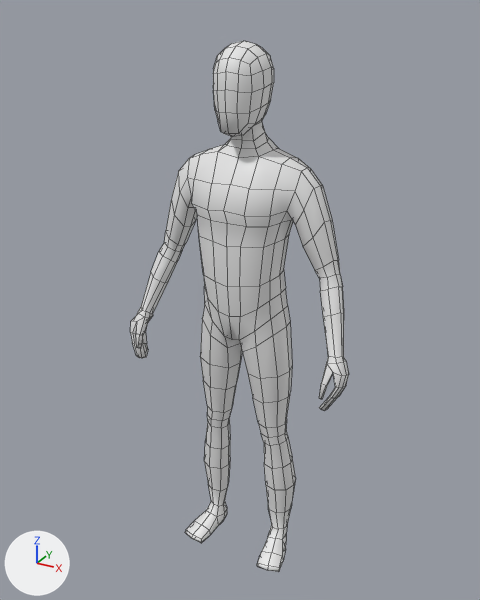
The FBX model Assets/Characters/Player.fbx, before and after one commit.
Both versions are drawn from a 50 mm camera at (0.946, -1.744, 1.862) aimed at (-0.028, 0.028, 0.977). Every picture has the same lights, and +X, +Y and +Z are marked at lower left. Mesh edges are drawn as thin lines.

Script lines for the objects in view, before the commit:
```python
me_cube_001 = bpy.data.meshes.new('Cube.001')
me_cube_001.from_pydata(...)  # 696 vertices, 694 faces; spans x -0.39..0.39, y -0.14..0.13, z 0.0..1.78
me_cube_001.materials.append(mat_material)  # white #e7e7e7
ob_cube = bpy.data.objects.new('Cube', me_cube_001)
ob_cube.location = (0.0, 0.0, -0.003)
```
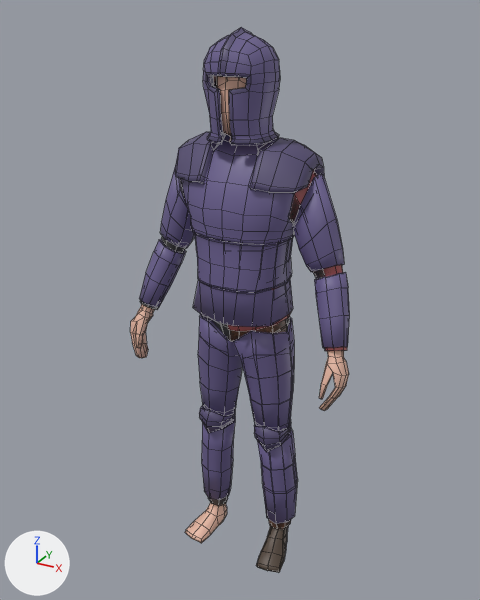
Diff of the bpy script that builds the scene:
```diff
--- a/Assets/Characters/Player.fbx.py
+++ b/Assets/Characters/Player.fbx.py
@@ me_cube_001 @@
 me_cube_001.from_pydata(...)  # 696 vertices, 694 faces; spans x -0.39..0.39, y -0.14..0.13, z 0.0..1.78
-me_cube_001.materials.append(mat_material)  # white #e7e7e7
+me_cube_001.materials.append(mat_skin)  # beige #e7b8a3
@@ ob_shoes @@
+ob_shoes = bpy.data.objects.new('Shoes', me_cube_010)  # 49 vertices, 44 faces; spans x 0.097..0.204, y -0.116..0.079, z 0.002..0.091; in mat_shoe (brown #53453a)
+ob_shoes.location = (0.0, 0.0, -0.003)
@@ ob_platelegs @@
+ob_platelegs = bpy.data.objects.new('Platelegs', me_cube_006)  # 472 vertices, 386 faces; spans x -0.195..0.195, y -0.119..0.097, z -0.506..0.396; in mat_metal (blue #6b6090), mat_metal_dark (dark purple #564d73), mat_underclothes (black #414141), mat_black (black #1b1b1b)
+ob_platelegs.location = (0.0, 0.018, 0.604)
@@ ob_platebody @@
+ob_platebody = bpy.data.objects.new('Platebody', me_cube_005)  # 674 vertices, 610 faces; spans x -0.377..0.377, y -0.145..0.148, z -0.32..0.295; in mat_metal (blue #6b6090), mat_metal_dark (dark purple #564d73), mat_underclothes (black #414141), mat_black (black #1b1b1b)
+ob_platebody.location = (0.0, 0.01, 1.223)
@@ ob_shirt @@
+ob_shirt = bpy.data.objects.new('Shirt', me_cube_009)  # 134 vertices, 116 faces; spans x 0.0..0.376, y -0.121..0.129, z 0.906..1.511; in mat_shirt (brown #aa5456)
+ob_shirt.location = (0.0, 0.0, -0.003)
@@ ob_pants @@
+ob_pants = bpy.data.objects.new('Pants', me_cube_008)  # 118 vertices, 106 faces; spans x 0.0..0.192, y -0.101..0.115, z 0.101..1.002; in mat_pants (brown #8f6249)
+ob_pants.location = (0.0, 0.0, -0.003)
@@ ob_helmet @@
+ob_helmet = bpy.data.objects.new('Helmet', me_cube_012)  # 392 vertices, 390 faces; spans x -0.106..0.106, y -0.127..0.12, z -0.156..0.149; in mat_metal (blue #6b6090), mat_metal_dark (dark purple #564d73)
+ob_helmet.location = (0.0, -0.006, 1.665)
@@ ob_hair @@
+ob_hair = bpy.data.objects.new('Hair', me_cube_011)  # 66 vertices, 56 faces; spans x -0.089..0.085, y -0.103..0.096, z 1.605..1.786; in mat_hair (black #2b261e)
+ob_hair.location = (0.0, 0.0, -0.003)
```

Pixel boxes (x1, y1, x2, y2) of what changed, in the pictures (480 x 600 px):
'Cube', recoloured (white to beige)
    both: (130, 41, 349, 572)
'Platebody', added (blue)
    after: (139, 132, 350, 351)
    faces in mat_metal (blue #6b6090): (139, 134, 350, 348)
    faces in mat_metal_dark (dark blue #564d74): (175, 132, 324, 222)
    faces in mat_underclothes (black #414141): (140, 178, 337, 351)
'Platelegs', added (blue)
    after: (198, 315, 298, 528)
    faces in mat_metal (blue #6b6090): (198, 315, 298, 524)
    faces in mat_metal_dark (dark blue #564d74): (199, 405, 292, 452)
    faces in mat_underclothes (black #414141): (201, 315, 291, 528)
'Helmet', added (blue)
    after: (203, 27, 280, 146)
    faces in mat_metal (blue #6b6090): (203, 32, 280, 140)
    faces in mat_metal_dark (dark blue #564d74): (206, 27, 279, 146)
'Shoes', added
    after: (256, 526, 288, 573)
'Shirt', added (brown)
    after: (228, 170, 347, 351)
'Pants', added
    after: (230, 321, 291, 529)
'Hair', added
    after: (214, 76, 231, 87)
